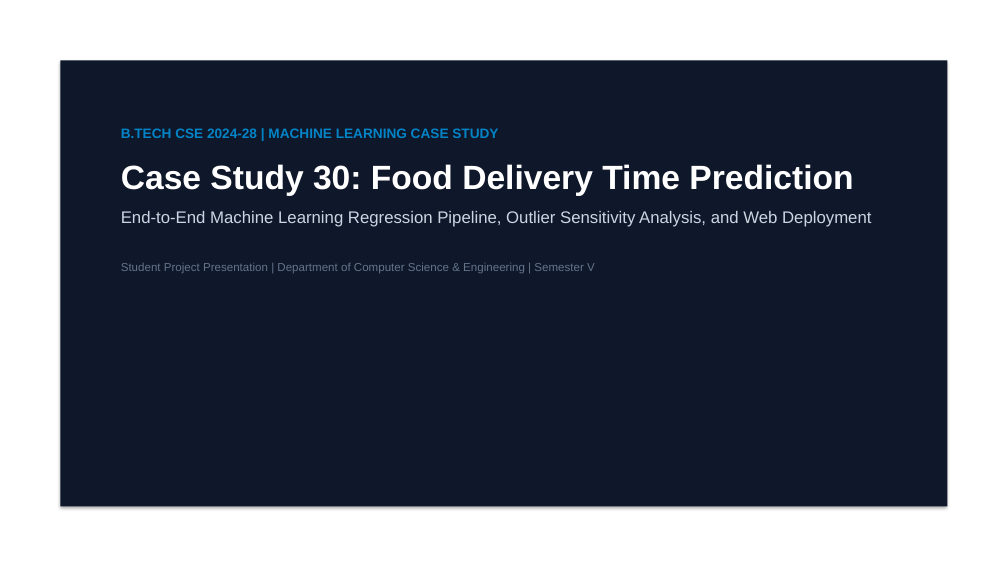
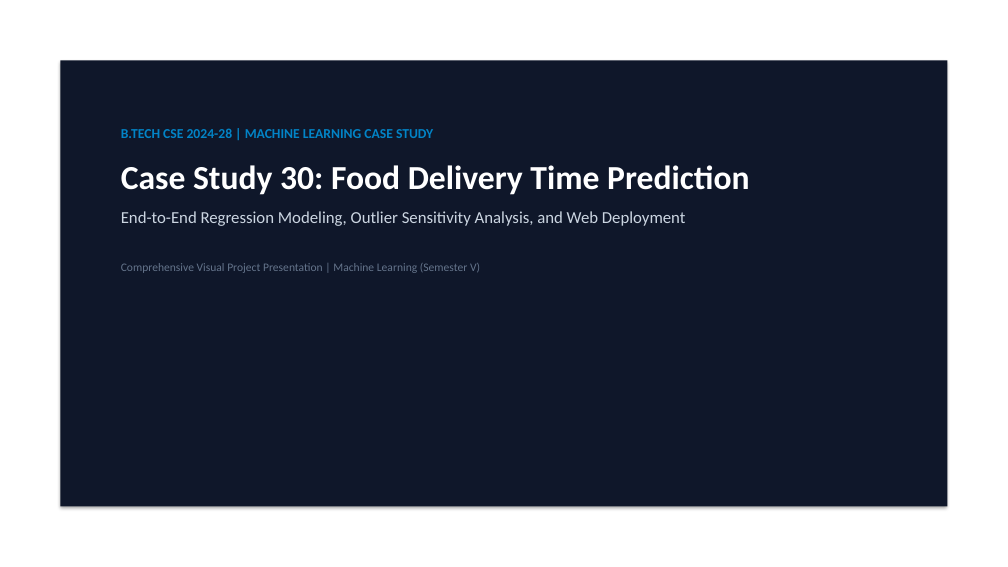
Before and after one commit to Rizwan2611/food-delivery-time-prediction, a slide deck: slide 1 of Food_Delivery_Time_Prediction_Presentation.pptx. Drawn at 1008x567 pixels with LibreOffice and Linux fonts; fonts in the diff are those of the drawing. Boxes give left, top, right and bottom in pixels: in the first picture for what was removed or moved away, otherwise in the second. Text is boxed around its words. In the diff, an @@ line names an element or a change of style, - is before the commit and + after.

Commit message:
Update presentation with 1-2 exact graphs per slide and comprehensive explanations

```diff
--- a/Food_Delivery_Time_Prediction_Presentation.pptx
+++ b/Food_Delivery_Time_Prediction_Presentation.pptx
@@ text at box(121, 128, 749, 195): font Arial to Calibri in "B.TECH CSE 2024-28 | MACHINE LEARNING CASE ...", "Case Study 30: Food Delivery Time Prediction" @@
@@ text at box(121, 211, 686, 273): text changed; font Arial to Calibri @@
-End-to-End Machine Learning Regression Pipeline, Outlier Sensitivity Analysis, and Web Deployment
-Student Project Presentation | Department of Computer Science & Engineering | Semester V
+End-to-End Regression Modeling, Outlier Sensitivity Analysis, and Web Deployment
+Comprehensive Visual Project Presentation | Machine Learning (Semester V)
```
Also in this commit, not shown: 10 other slides changed, 5 slides added, 5 slides removed, 14 other files.
